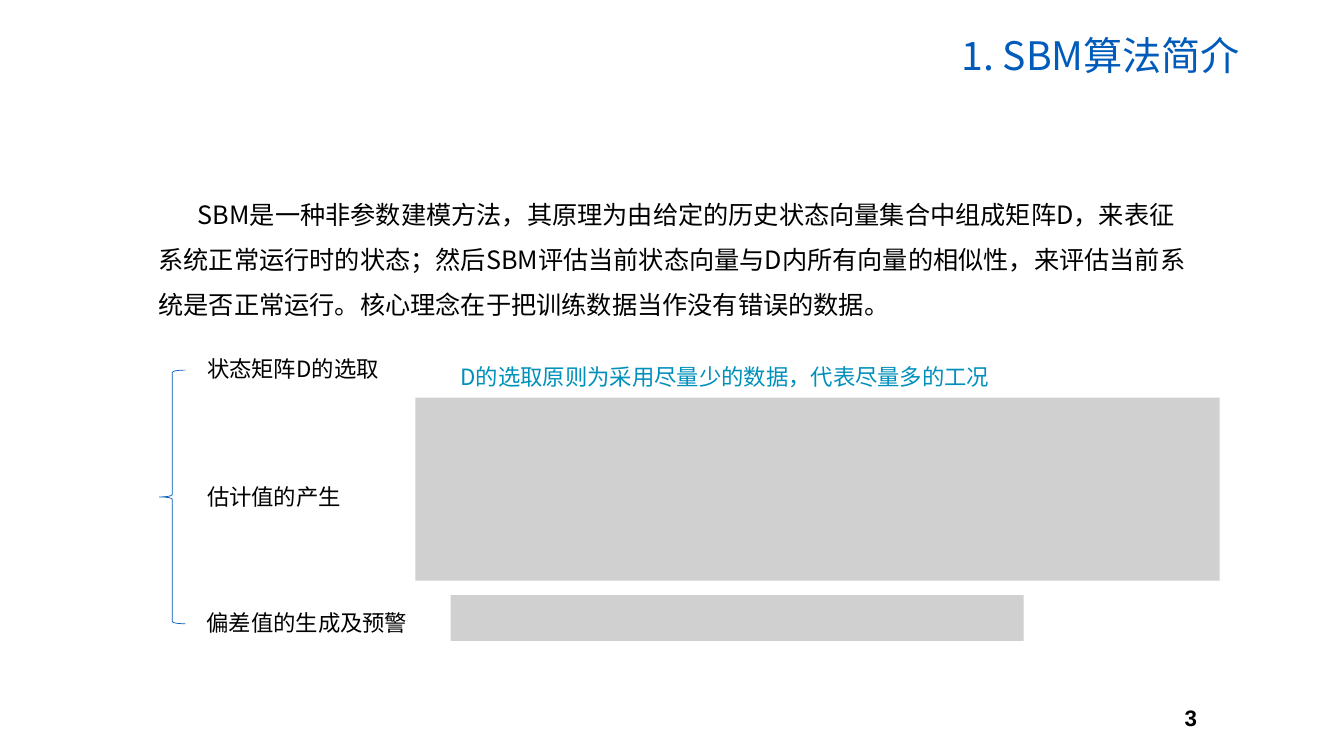
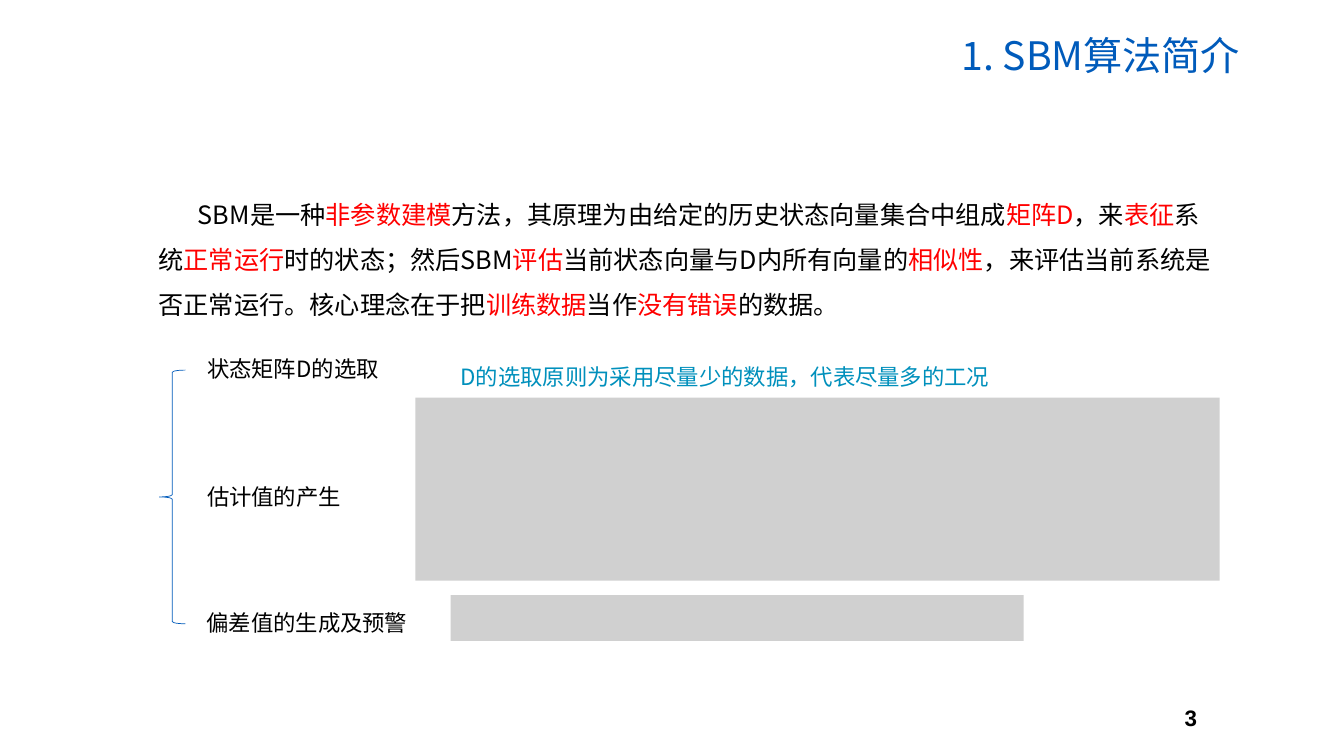
Before and after one commit to MMMMMz/SBM, a slide deck: slide 3 of SBM大作业汇报.pptx. Drawn at 1344x756 pixels with LibreOffice and Linux fonts; fonts in the diff are those of the drawing; grey boxes stand for pictures; background and template pictures are left out. Boxes give left, top, right and bottom in pixels: in the first picture for what was removed or moved away, otherwise in the second. Text is boxed around its words. In the diff, an @@ line names an element or a change of style, - is before the commit and + after.

```diff
--- a/SBM大作业汇报.pptx
+++ b/SBM大作业汇报.pptx
@@ text "SBM是一种非参数建模方法，其原理为由给定的历史状态向量集合中组成矩阵D，来表征系统正常运行时的状态；然后SBM评估当前 ..." at (x1=158, y1=202, x2=1210, y2=316): text colour #000000 to #FF0000 in "SBM是一种非参数建模方法，其原理为由给定的历史状态向量集合中组成矩阵D，来表征系统正常运行时的状态；然后SBM评估当前 ..." @@
```
Also in this commit, not shown: 5 other slides changed, 3 slides added, 3 other files.
